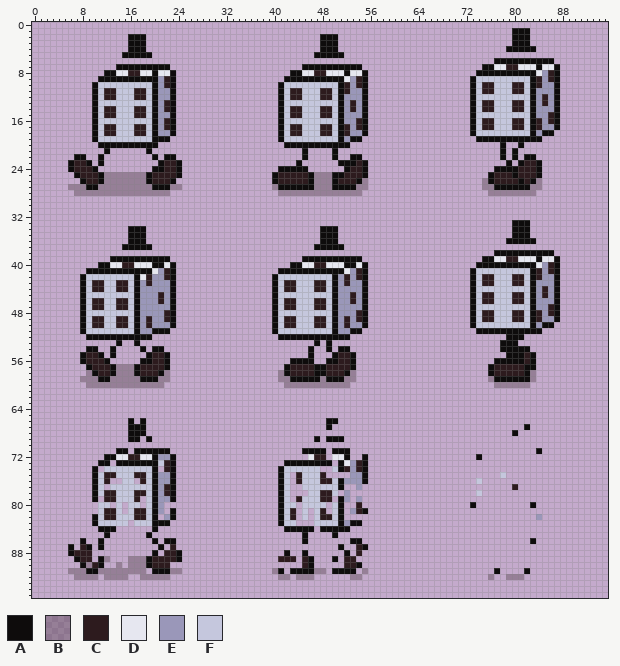
Two states of a sprite sheet, PigSurvival/Assets/Art/Sprites/Enemies/Dice.png. Above: the version before the commit.
The file is 96x96 pixels.
Palette (. is transparent): A #0e0c0c  B #2d1b1e4d  C #2d1b1e  D #e6e7f0  E #9a97b9  F #c5c7dd
Pixels before, first column x 6:
 1 ..........................................................................AAA.....
 2 ..........AAA.............................AAA.............................AAA.....
 3 ..........AAA.............................AAA.............................AAA.....
 4 ..........AAA.............................AAA............................AAAAA....
 5 .........AAAAA...........................AAAAA....................................
 6 .......................................................................AAAAAAAAAA.
 7 ........AAAAAAAAA......................AAAAAAAAAA....................AADDCCDDDADDA
 8 ......AADDCCDDADDA...................AADDCCDDDADDA..................AAAAAAAAAADECA
 9 .....AAAAAAAAAAECA..................AAAAAAAAAADECA.................AFFFFFFFFFACECA
10 ....AFFFFFFFFFAECA.................AFFFFFFFFFACECA.................AFCCFFFCCFACEEA
11 ....AFCCFFFCCFAEEA.................AFCCFFFCCFACEEA.................AFCCFFFCCFAEEEA
12 ....AFCCFFFCCFAEEA.................AFCCFFFCCFAEEEA.................AFFFFFFFFFAECEA
13 ....AFFFFFFFFFAECA.................AFFFFFFFFFAECEA.................AFCCFFFCCFAECEA
14 ....AFCCFFFCCFAECA.................AFCCFFFCCFAECEA.................AFCCFFFCCFAEEEA
15 ....AFCCFFFCCFAEEA.................AFCCFFFCCFAEEEA.................AFFFFFFFFFAEECA
16 ....AFFFFFFFFFAECA.................AFFFFFFFFFAEECA.................AFCCFFFCCFACECA
17 ....AFCCFFFCCFAECA.................AFCCFFFCCFACECA.................AFCCFFFCCFACEEA
18 ....AFCCFFFCCFAEEA.................AFCCFFFCCFACEEA.................AFFFFFFFFFAEAA.
19 ....AFFFFFFFFFAAA..................AFFFFFFFFFAEAA...................AAAAAAAAAAA...
20 .....AAAAAAAAAA.....................AAAAAAAAAAA.........................A..A......
21 ......A......A.........................A....A...........................A.A.......
22 .AA..A........A.AA.....................A....A..AA.......................A.A.AA....
23 ACCA.A.........ACCA...................A......AAACA.......................A.ACCA...
24 ACCCA.........AACCA................AAAAA......ACCA.....................AAAACCCA...
25 .ACCCABBBBBBBACCCCA...............ACCCCCABBBAACCCA....................ACCCACCCA...
26 ..ACCABBBBBBBACCCA................ACCCCCABBBACCCAB...................BACCCCACAB...
27 BBBAABBBBBBBBBAAABB...............BAAAAAABBBAAAABB...................BBAAAAAABB...
28 .BBBBBBBBBBBBBBBB..................BBBBBBBBBBBBBB.....................BBBBBBBB....
29 ..................................................................................
30 ..................................................................................
31 ..................................................................................
32 ..................................................................................
33 ..........................................................................AAA.....
34 ..........AAA.............................AAA.............................AAA.....
35 ..........AAA.............................AAA.............................AAA.....
36 ..........AAA.............................AAA............................AAAAA....
37 .........AAAAA...........................AAAAA....................................
38 .......................................................................AAAAAAAAAA.
39 .......AAAAAAAAAA......................AAAAAAAAAA....................AADDCCDDDADDA
40 .....AADDCCDDDAADA...................AADDCCDDDAADA..................AAAAAAAAAADECA
41 ...AAAAAAAAAAADECA.................AAAAAAAAAAADECA.................AFFFFFFFFFACECA
42 ..AFFFFFFFFADCEECA................AFFFFFFFFFAECECA.................AFCCFFFCCFACEEA
43 ..AFCCFFCCFAECEEEA................AFCCFFFCCFAECEEA.................AFCCFFFCCFAEEEA
44 ..AFCCFFCCFAEEEEEA................AFCCFFFCCFAEEEEA.................AFFFFFFFFFAECEA
45 ..AFFFFFFFFAEEECEA................AFFFFFFFFFAEECEA.................AFCCFFFCCFAECEA
46 ..AFCCFFCCFAEEECEA................AFCCFFFCCFAEECEA.................AFCCFFFCCFAEEEA
47 ..AFCCFFCCFAEEEEEA................AFCCFFFCCFAEEEEA.................AFFFFFFFFFAEECA
48 ..AFFFFFFFFAEEEECA................AFFFFFFFFFAEEECA.................AFCCFFFCCFACECA
49 ..AFCCFFCCFAECEECA................AFCCFFFCCFAECECA.................AFCCFFFCCFACEEA
50 ..AFCCFFCCFAECEEEA................AFCCFFFCCFAECEEA.................AFFFFFFFFFAEAA.
51 ..AFFFFFFFFAEEAAA.................AFFFFFFFFFAEEAA...................AAAAAAAAAAA...
52 ...AAAAAAAAAAA.....................AAAAAAAAAAAA..........................AAA......
53 ........A..A.............................A.A............................AAA.......
54 ...AA..A....A.AA........................A..A.AA.........................AAAAA.....
55 ..ACCA.A.....ACCA.......................A...ACCA.........................AAACA....
56 ..ACCCA.....AACCA....................AAAA..AACCA.......................AAAAACA....
57 ...ACCCABBBACCCCA...................ACCCCAACCCCA......................ACCCCCAA....
58 ...BACCABBBACCCAB..................BACCCCAACCCAB......................ACCCCCAB....
59 ..BBBAABBBBBAAABB..................BBAAAAABAAABB......................BAAAAAAB....
60 ...BBBBBBBBBBBBB....................BBBBBBBBBBB........................BBBBBB.....
61 ..................................................................................
62 ..................................................................................
63 ..................................................................................
64 ..................................................................................
65 ..................................................................................
66 ..........A.A..............................AA.....................................
67 ..........AAA..............................A................................A.....
68 ..........AAA.............................................................A.......
69 ..........AA.A...........................A.AAA....................................
70 ..................................................................................
71 ........AA.AAAAAA......................AAAA.AAA...............................A...
72 ......AADDCCDDAEEA......................DCC.DDA..A..................A.............
73 .....AA.AAAAAAAFCA..................AAAAAAAA.ADECA................................
74 ....A.FFFFFFFFA.CA.................AFFFFFF..FACECA................................
75 ....AFCCFFFCCFAEEA.................AF.CFFFC....EEA......................F.........
76 ....AFC..FF.CFAEEA.................AF.CFFFCCFAEEEA..................F.............
77 ....AF.FFFFFFFAECA.................AF..FFFFFFA..E.........................C.......
78 ....AFCCFFFCCFAECA.................AF...FFCCF.E.....................F.............
79 ....A.CCFFFC.FAEEA.................AF.CFFFCC.AE.E.................................
80 .....FF.F.FF.FAE...................AFF.FFFF.FA..C..................A.........A....
81 .....FCCF.FCCFAE.A.................AFC.F.FC.FA.ECA................................
82 ....AFCCFFFCCFA.EA.................AFC.F.FCCFA................................E...
83 ....AFFFFF.FFFAAA..................AFF...FFFFAEAA.................................
84 .....AAA......A.....................AAAAA.AAAAA...................................
85 ......A......A.........................A....A.....................................
86 ..A..A........A.AA.....................A.......AA............................A....
87 A.CA.A.........A.C...........................A..CA................................
88 ACCC..........A.CCA.................A..A......A.C.................................
89 .ACC.AB...BBBACCCCA................CCC.CA...A.CC..................................
90 ..ABCA..B.BBBACCC......................CA.....CCA.................................
91 BBBAABBBBBBBB.AAABB...............BA.AAAABB.AAAA.B.....................A....A.....
92 .BBBB.BBBB..BBBBB..................BB.BBB......BB.....................B..BBB......
New version:
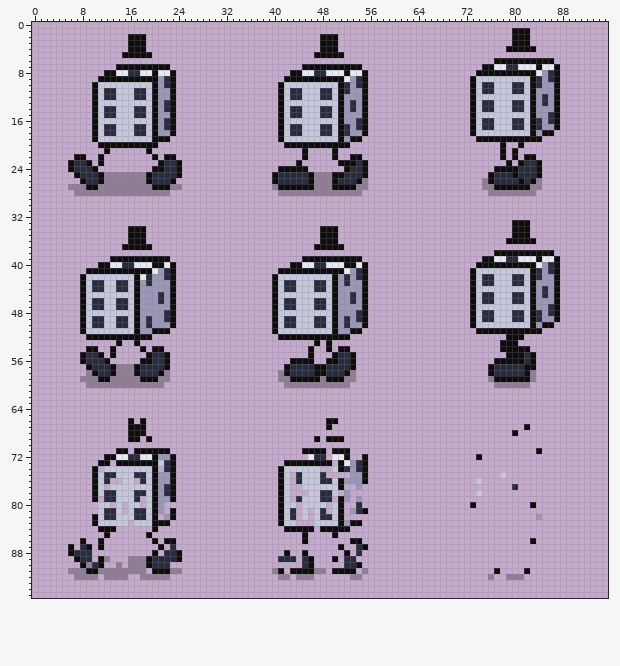
From old to new:
colour B: #2d1b1e4d -> #1718194d
colour C: #2d1b1e -> #282c3c
